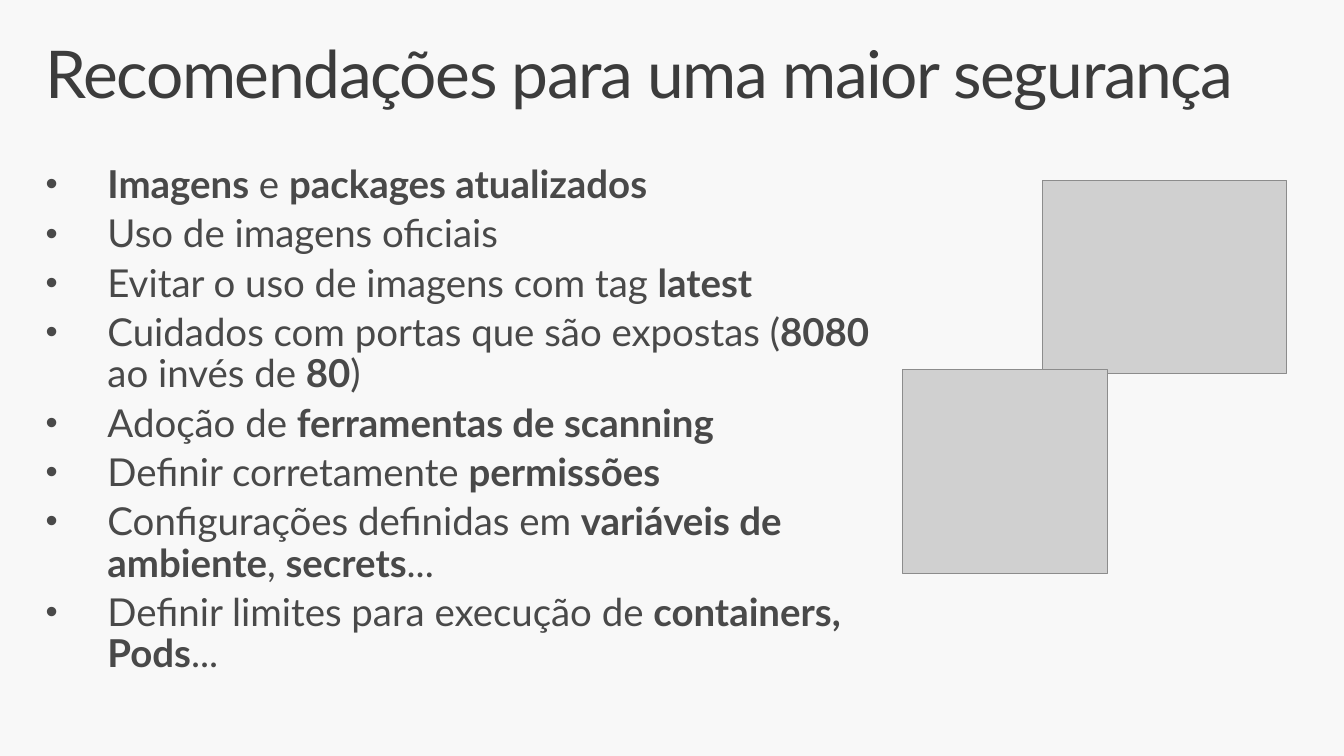
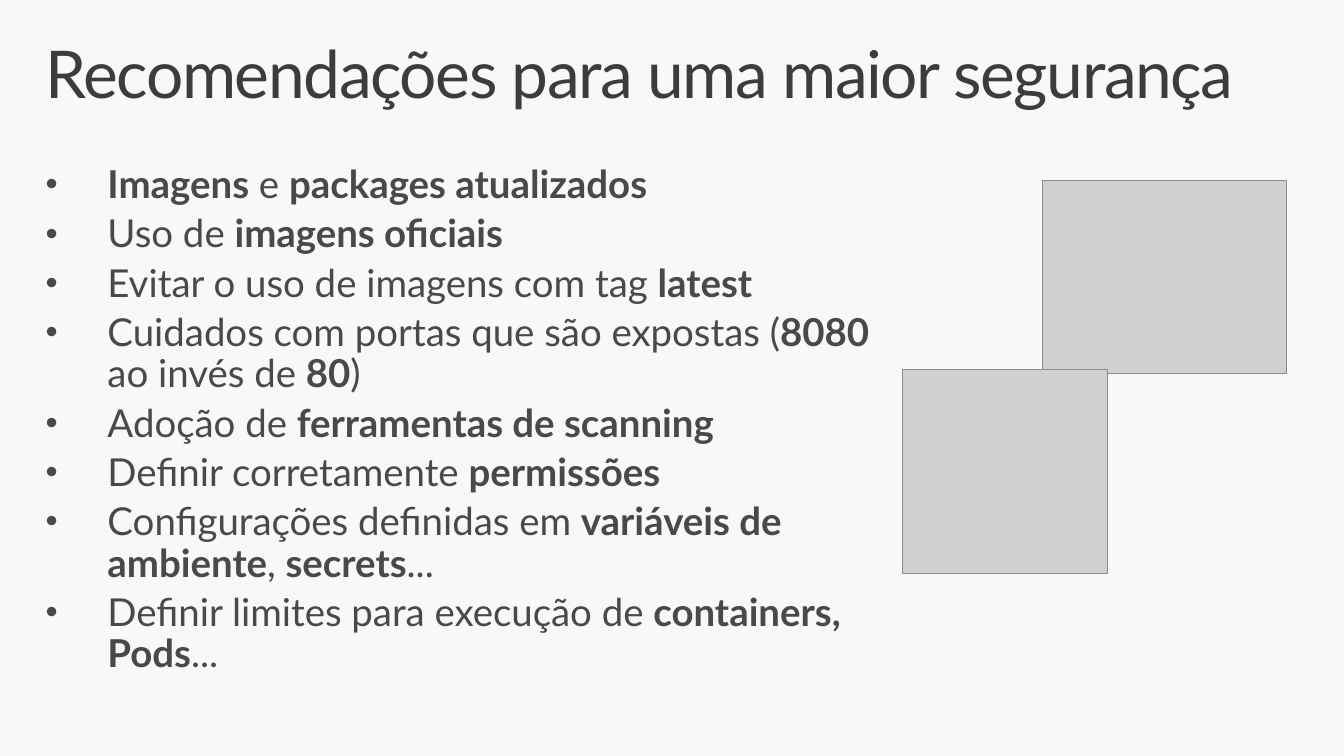
Before and after one commit to renatogroffe/SegurancaContainers_DevOpsExperience-2025-03, a slide deck: slide 5 of slides/Seguranca Containers 2025-03 DevOps Experience.pptx. Drawn at 1344x756 pixels with LibreOffice and Linux fonts; fonts in the diff are those of the drawing; grey boxes stand for pictures. Boxes give left, top, right and bottom in pixels: in the first picture for what was removed or moved away, otherwise in the second. Text is boxed around its words. In the diff, an @@ line names an element or a change of style, - is before the commit and + after.

```diff
--- a/slides/Seguranca Containers 2025-03 DevOps Experience.pptx
+++ b/slides/Seguranca Containers 2025-03 DevOps Experience.pptx
@@ text at <box>107,218,503,254</box>: bold on in "imagens oficiais" @@
```
Also in this commit, not shown: 3 other slides changed.
